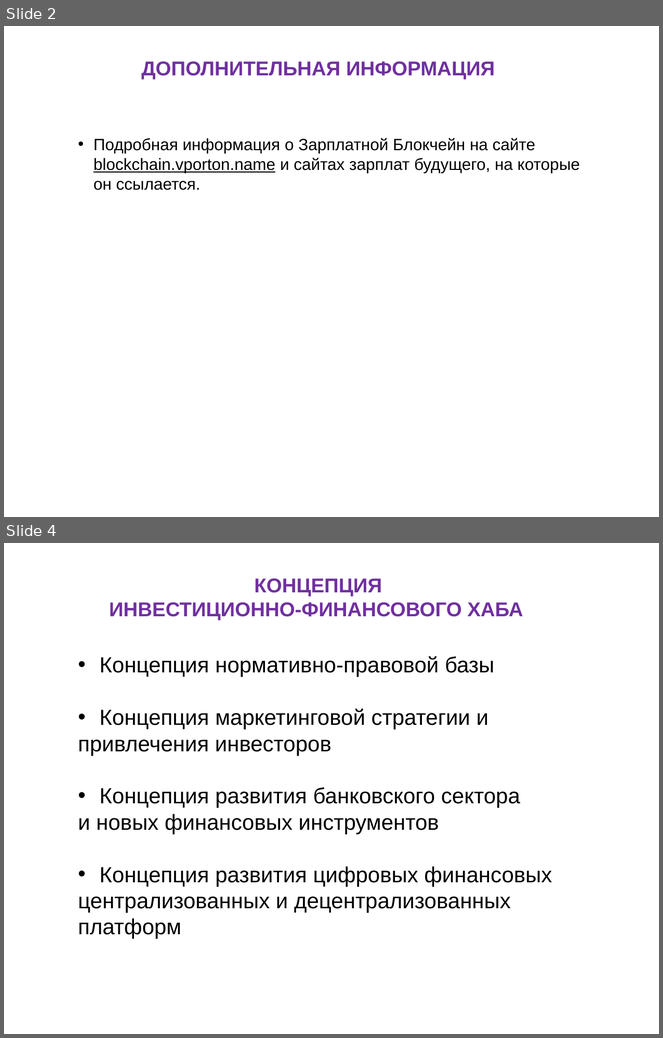
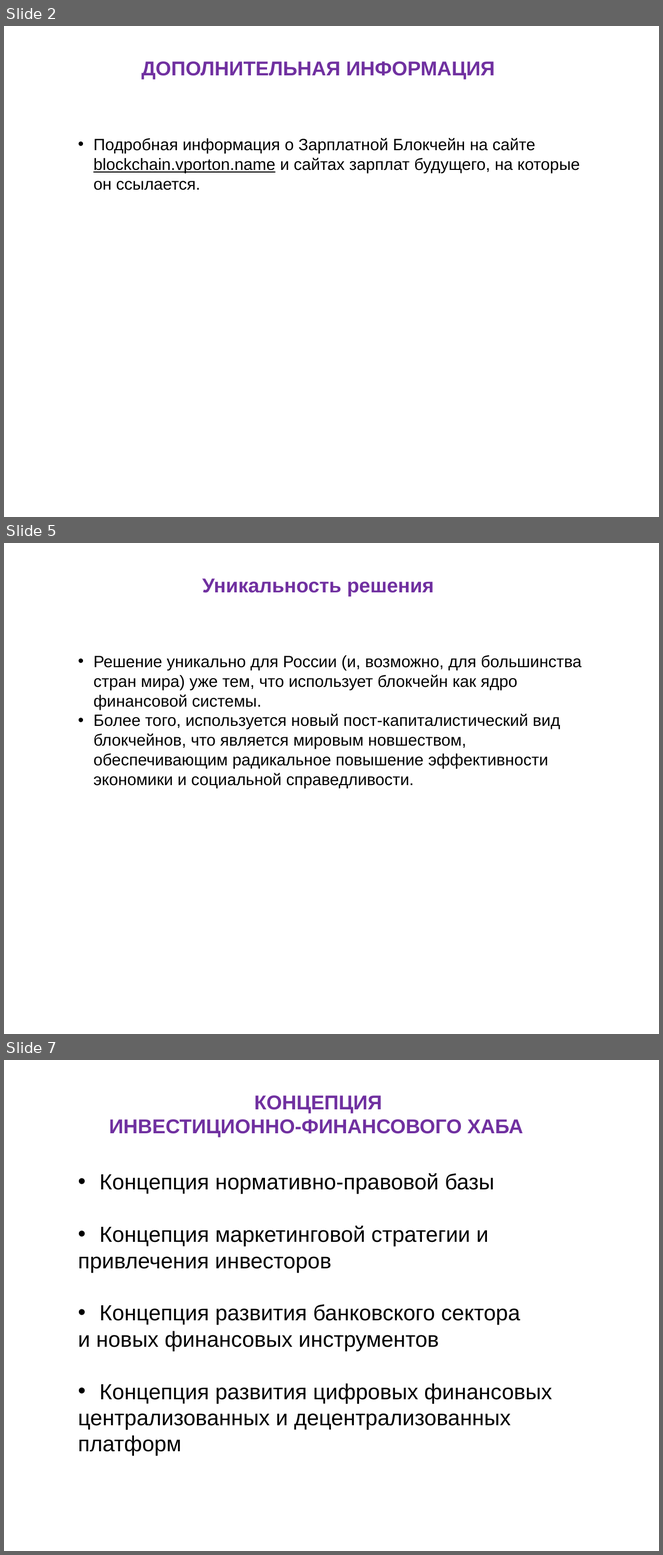
Before and after one commit to vporton/digital-breakthrough-2021, a slide deck: Цифровой-Прорыв.odp. Shown one above the other, each under a label of ours: slides 2 and 4 before the commit, slides 2, 5 and 7 after it; the slides between them are not shown. The pictures are 663x1038 and 663x1555 pixels, drawn with LibreOffice and Linux fonts; fonts in the diff are those of the drawing. Boxes give left, top, right and bottom in pixels: in the first picture for what was removed or moved away, otherwise in the second. Text is boxed around its words. In the diff, an @@ line names an element or a change of style, - is before the commit and + after.

```diff
--- a/Цифровой-Прорыв.odp
+++ b/Цифровой-Прорыв.odp
@@ slide 5 added at box(4, 543, 659, 1034), background #FFFFFF @@
@@ text added at box(202, 578, 434, 596), 22 pt, text #7030A0, bold @@
+Уникальность решения
@@ text added at box(93, 655, 582, 788), 18 pt, text #000000 @@
+• Решение уникально для России (и, возможно, для большинства стран мира) уже тем, что использует блокчейн как ядро финансовой системы.
+• Более того, используется новый пост-капиталистический вид блокчейнов, что является мировым новшеством, обеспечивающим радикальное повышение эффективности экономики и социальной справедливости.
@@ what was slide 4 is now slide 7 @@
```
Also in this commit, not shown: 7 slides changed, 3 other slides added, 1 other file.
